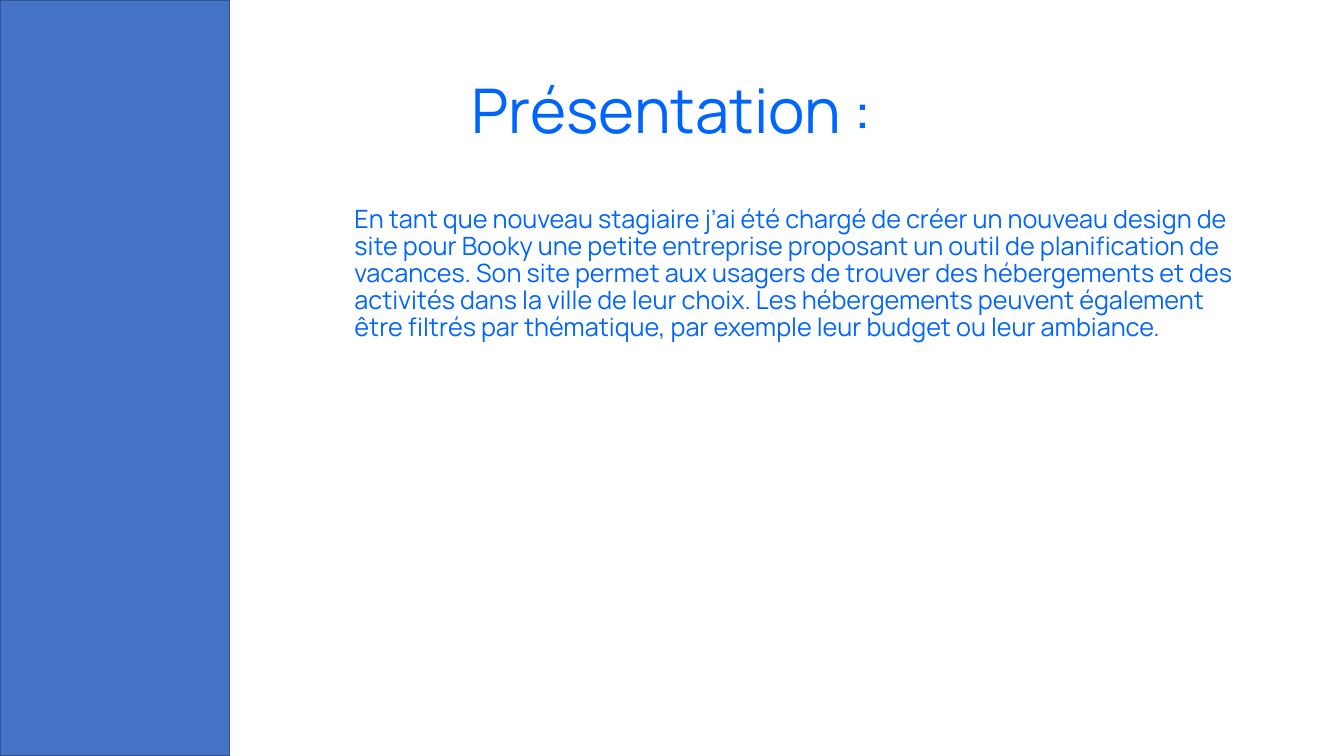
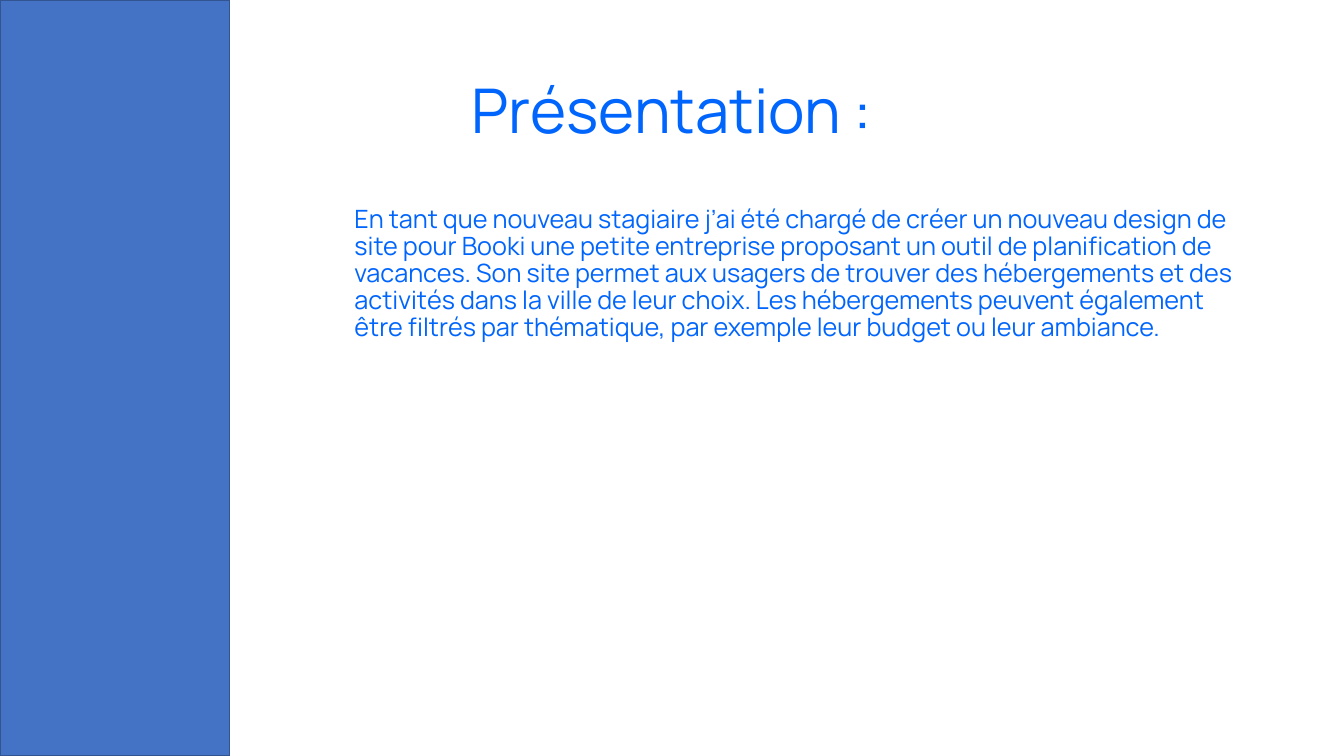
Before and after one commit to julescynamon/BoookiProject.github.io, a slide deck: slide 3 of PrésentationBooki.pptx. Drawn at 1344x756 pixels with LibreOffice and Linux fonts; fonts in the diff are those of the drawing. Boxes give left, top, right and bottom in pixels: in the first picture for what was removed or moved away, otherwise in the second. Text is boxed around its words. In the diff, an @@ line names an element or a change of style, - is before the commit and + after.

```diff
--- a/PrésentationBooki.pptx
+++ b/PrésentationBooki.pptx
@@ text at bbox=[354, 208, 1232, 343]: text changed @@
-          En tant que nouveau stagiaire j’ai été chargé de créer un nouveau design de site pour Booky une petite entreprise proposant un outil de planification de vacances. Son site permet aux usagers de trouver des hébergements et des activités dans la ville de leur choix. Les hébergements peuvent également être filtrés par thématique, par exemple leur budget ou leur ambiance.
+          En tant que nouveau stagiaire j’ai été chargé de créer un nouveau design de site pour Booki une petite entreprise proposant un outil de planification de vacances. Son site permet aux usagers de trouver des hébergements et des activités dans la ville de leur choix. Les hébergements peuvent également être filtrés par thématique, par exemple leur budget ou leur ambiance.
```
Also in this commit, not shown: 1 slide added, 2 other files.
